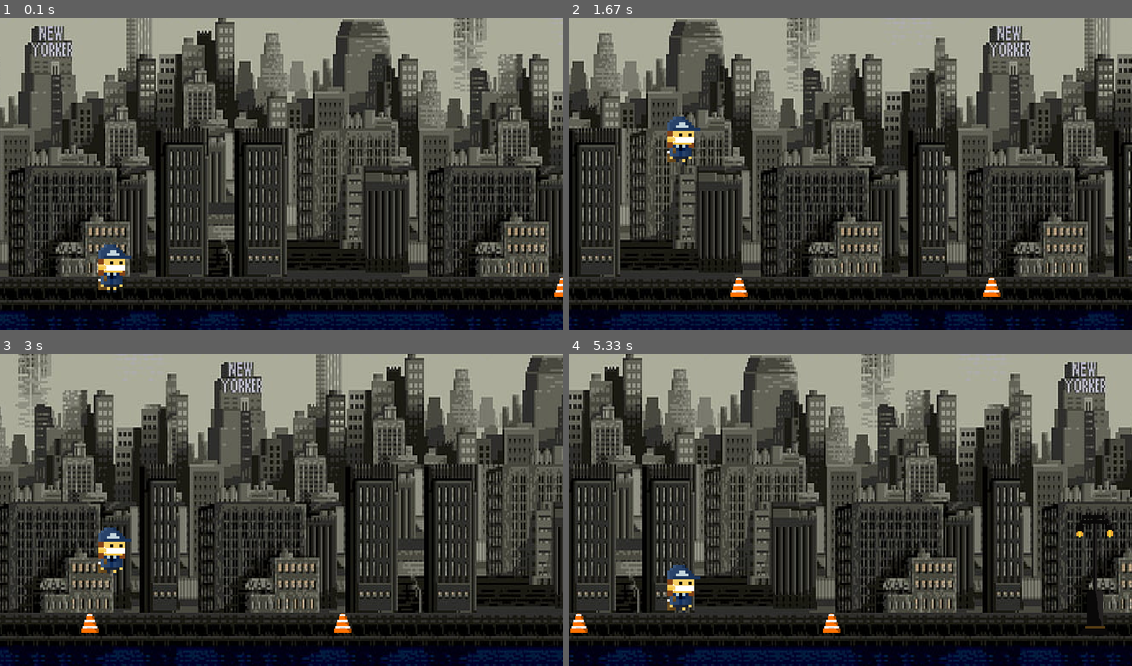
Above: before the commit, frames 1-4 (two rows, left to right).
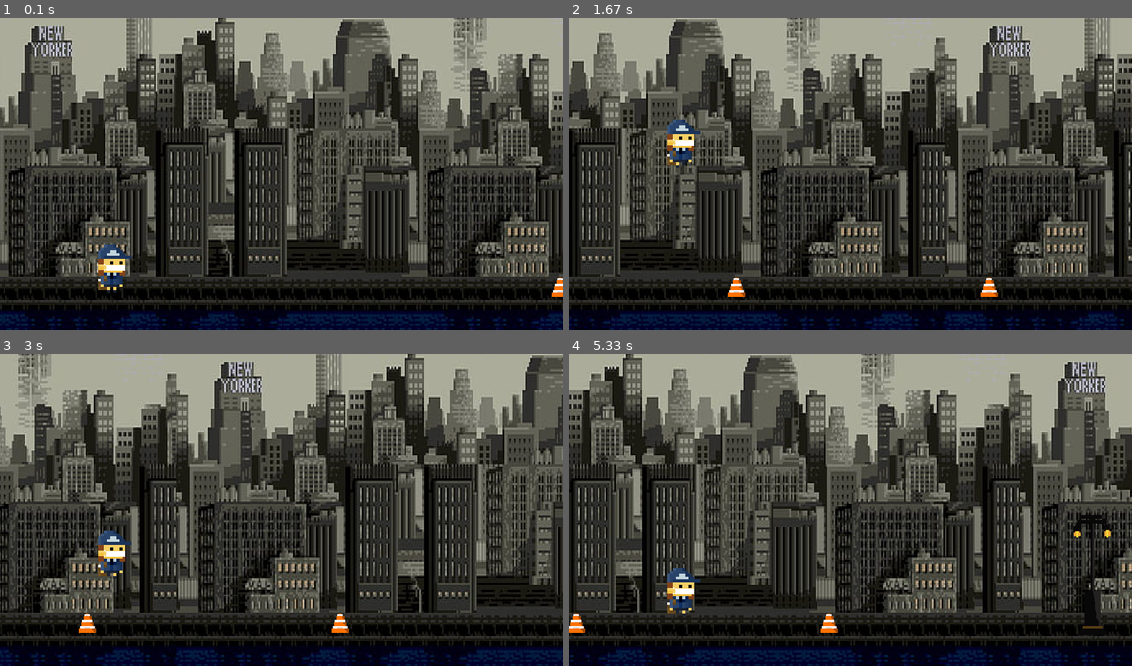
Above: after the commit, the same moments.

Repository: AndreBBM/Projeto-PyGame
Game: pygame game, started from Jogo.py
Two runs of this game, one before a commit and one after it. Both use one fixed random seed, a clock stepped at 60 frames per second and the inputs below.
Inputs:
- Up to frame 1 (0.1 s): no input
- Up to frame 2 (1.67 s): hold Up 0.33-0.8 s; hold Up 1.23-1.53 s
- Up to frame 3 (3 s): hold Up 2.3-2.67 s
- Up to frame 4 (5.33 s): hold Up 3.43-3.73 s; hold Up 4.5-4.87 s

The runs differ from the first frame. In frame 1, less than 0.1% of the frame differs, in the area x 98-100%, y 83-90%; in frame 2, 0.6%; in frame 3, 0.6%; in frame 4, 1.0%, in the area x 0-97%, y 51-90%.

Commit message:
Agora o jogo reinicia corretamente ao apertar espaço

Diff:
--- a/Jogo.py
+++ b/Jogo.py
@@ -63,6 +63,10 @@
 def reiniciar_jogo():
     velocidade_tela = 2.4
     colisoes = False
+    obstaculo = None
+    todas_as_sprites.empty()
+    todas_as_sprites.add(carteiro_andando)
+    grupo_obstaculo.empty()
 
 
 # Loop Principal!
@@ -84,7 +88,8 @@
                     carteiro_andando.pula()
             if event.key == K_SPACE and len(colisoes) > 0:
                 reiniciar_jogo()
-    print(grupo_obstaculo)
+                obstaculo = None
+
     # Velocidade com que o fundo se mexe
     bg_e -= velocidade_tela
     bg_d -= velocidade_tela
@@ -95,6 +100,8 @@
 
     if bg_d < background.get_width() * -1:
         bg_d = background.get_width()
+
+    print(len(colisoes))
 
     if obstaculo == None or obstaculo.rect.x < (largura - 400):
         opcao = random.randint(1, 2)
@@ -109,18 +116,17 @@
         todas_as_sprites.add(obstaculo)
         grupo_obstaculo.add(obstaculo)
 
-    #Deleta os obstáculos que já estão fora da tela
+    # Deleta os obstáculos que já estão fora da tela
     for objectt in grupo_obstaculo:
         if objectt.rect.x < -100:
             grupo_obstaculo.remove(objectt)
+            todas_as_sprites.remove(objectt)
 
     # Linhas importantes = Fazem o jogo ficar sempre se atualizando
     tela.blit(background, (bg_e, -270))
     tela.blit(background, (bg_d, -270))
-    todas_as_sprites.draw(tela)
 
-    # Caso colida com algum dos obstáculos, o fundo para de andar
-    if colisoes:
+    if len(colisoes) > 0:
         velocidade_tela = 0
         cabou = mensagem("ENCOMENDAS NÃO ENTREGUES :(", 30, (255, 0, 255))
         tela.blit(cabou, (300, 200))
@@ -131,6 +137,10 @@
         todas_as_sprites.update()
         grupo_obstaculo.update()
 
+    todas_as_sprites.draw(tela)
+
+    # Caso colida com algum dos obstáculos, o fundo para de andar
+
     pygame.display.update()
 
 # Encerrando o PyGame
